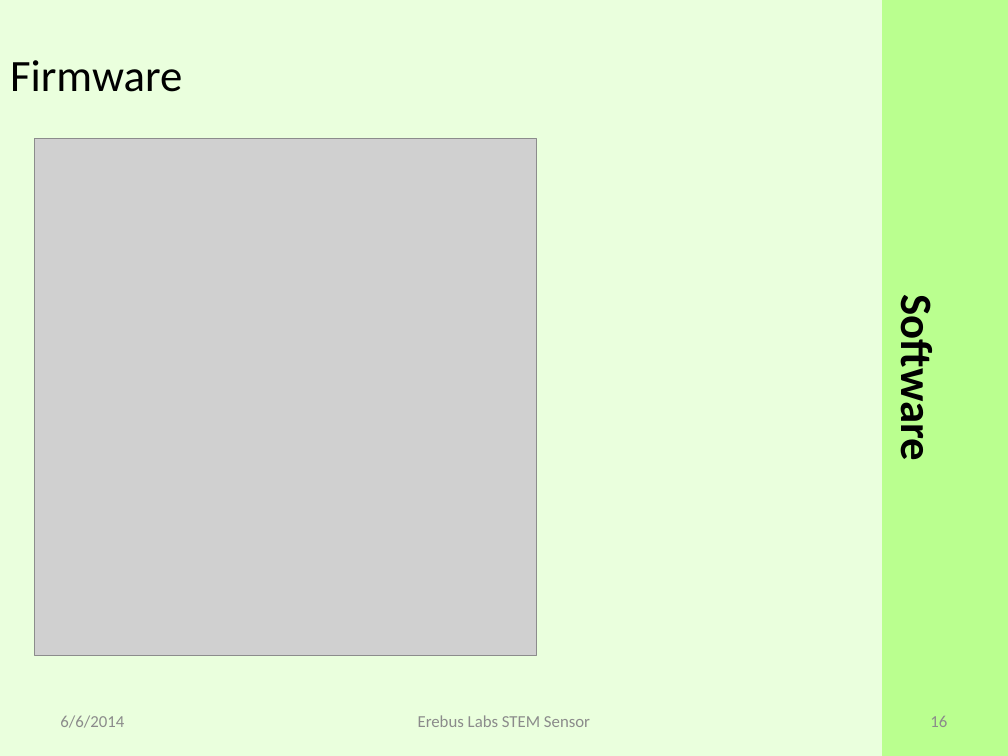
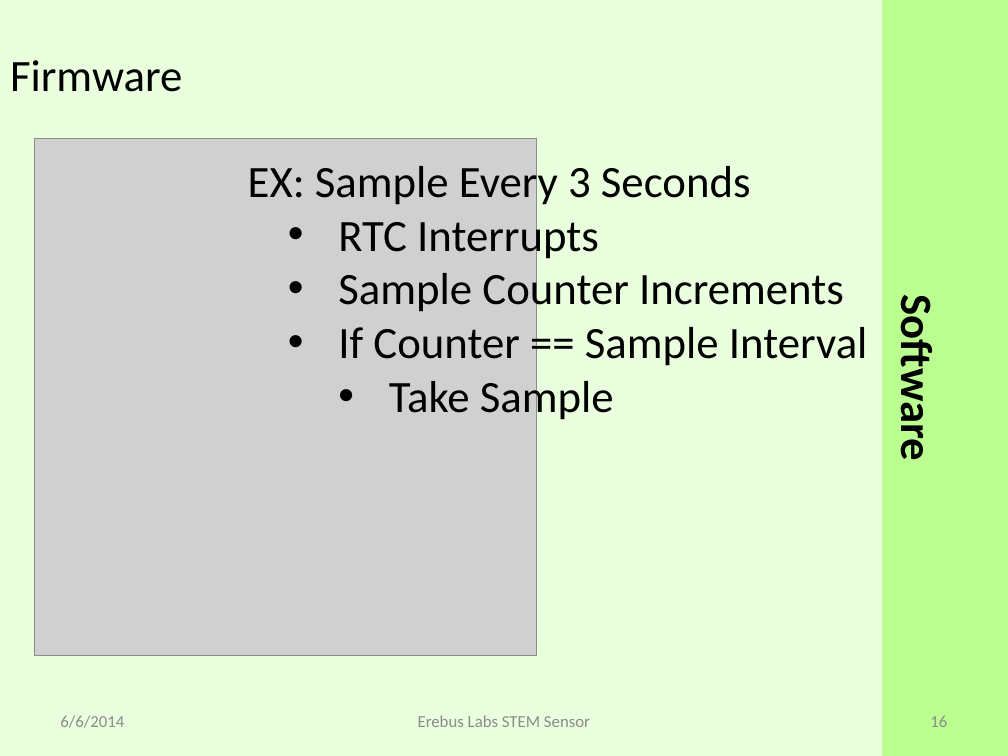
Before and after one commit to erebus-labs/PSU-VOC-SENSOR-2K14, a slide deck: slide 16 of Documents/source_documents/Presentation.pptx. Drawn at 1008x756 pixels with LibreOffice and Linux fonts; fonts in the diff are those of the drawing; grey boxes stand for pictures. Boxes give left, top, right and bottom in pixels: in the first picture for what was removed or moved away, otherwise in the second. Text is boxed around its words. In the diff, an @@ line names an element or a change of style, - is before the commit and + after.

```diff
--- a/Documents/source_documents/Presentation.pptx
+++ b/Documents/source_documents/Presentation.pptx
@@ text added at box(248, 160, 868, 424), 32 pt, text #000000 @@
+EX: Sample Every 3 Seconds
+  • RTC Interrupts
+  • Sample Counter Increments
+  • If Counter == Sample Interval
+    • Take Sample
```
Also in this commit, not shown: 1 other slide changed.
